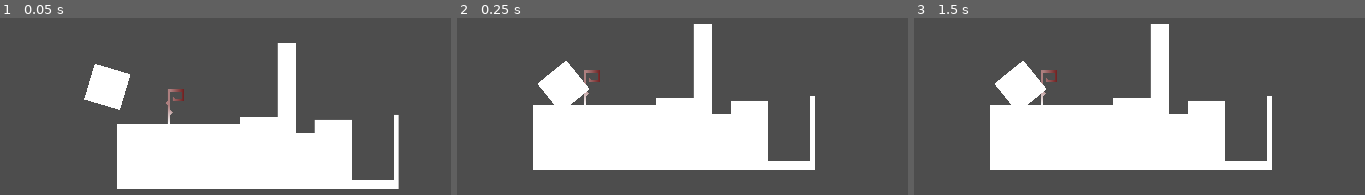
Above: before the commit, frames 1-3 (left to right).
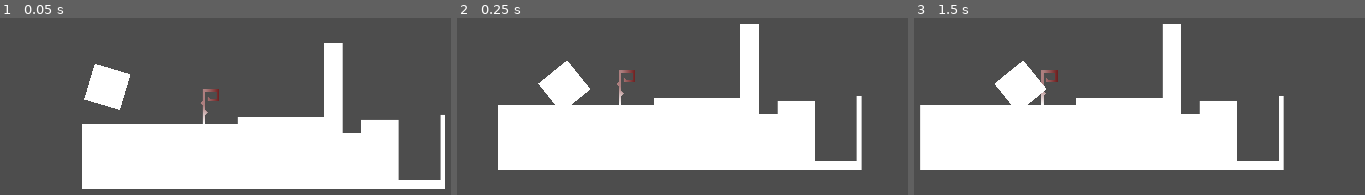
Above: after the commit, the same moments.

Repository: mk56-spn/Xanadu
Game: Godot game, scene res://Stages/TestStage.tscn
The game is run twice, just before and just after one commit, with the same random seed, the same clock (stepped at 60 frames per second) and the same inputs. The project has no main scene, so this scene is started directly.
Inputs:
- Up to frame 1 (0.05 s): no input
- Up to frame 2 (0.25 s): no input
- Up to frame 3 (1.5 s): hold D (main) 0.53-1.28 s; tap Enter at 1.25 s; tap D (main) at 1.35 s

The runs differ from the first frame. In frame 1, 11% of the frame differs, in the area x 18-99%, y 14-97%; in frame 2, 12%, in the area x 9-90%, y 3-86%; in frame 3, 11%.

Commit message:
Alter the test stage floor polygon to make traversing it less awkward

Diff:
--- a/Stages/TestStage.tscn
+++ b/Stages/TestStage.tscn
@@ -15,7 +15,7 @@
 script = ExtResource("1_lvl61")
 
 [node name="Polygon2D2" type="Polygon2D" parent="."]
-position = Vector2(664, 552)
+position = Vector2(784, 552)
 offset = Vector2(-664, -552)
 texture = SubResource("GradientTexture2D_djbuy")
 polygon = PackedVector2Array(656, 616, 656, 552, 648, 544, 656, 536, 656, 496, 712, 496, 712, 536, 672, 536, 672, 520, 680, 528, 704, 528, 704, 504, 664, 504, 664, 568, 672, 576, 664, 584, 664, 616)
@@ -29,15 +29,15 @@
 polygon = PackedVector2Array(24, 16, 32, 24, 24, 32, 24, 64, 16, 64, 16, 0, 8, -8, 16, -16, 16, -56, 72, -56, 72, -16, 32, -16, 32, -32, 40, -24, 64, -24, 64, -48, 24, -48)
 
 [node name="Polygon2D" type="Polygon2D" parent="."]
-position = Vector2(968, 592)
-polygon = PackedVector2Array(64, 0, 64, -256, 128, -256, 128, 56, 192, 56, 192, 8, 256, 8, 320, 8, 320, 216, 464, 216, 464, -8, 480, -8, 480, 248, -488, 248, -488, 24, -64, 24, -64, 0)
+position = Vector2(1128, 592)
+polygon = PackedVector2Array(64, 0, 64, -256, 128, -256, 128, 56, 192, 56, 192, 8, 256, 8, 320, 8, 320, 216, 464, 216, 464, -8, 480, -8, 480, 248, -768, 248, -768, 24, -232, 24, -232, 0, -8, 0)
 
 [node name="StaticBody2D" type="StaticBody2D" parent="Polygon2D"]
 collision_layer = 4
 collision_mask = 0
 
 [node name="CollisionPolygon2D" type="CollisionPolygon2D" parent="Polygon2D/StaticBody2D"]
-polygon = PackedVector2Array(-488, 24, -488, 248, 480, 248, 480, -8, 464, -8, 464, 216, 320, 216, 320, 8, 192, 8, 192, 56, 128, 56, 128, -256, 64, -256, 64, 0, -8, 0, -64, 0, -64, 24)
+polygon = PackedVector2Array(-768, 24, -768, 248, 480, 248, 480, -8, 464, -8, 464, 216, 320, 216, 320, 8, 192, 8, 192, 56, 128, 56, 128, -256, 64, -256, 64, 0, -232, 0, -232, 24)
 one_way_collision = true
 
 [node name="Core" parent="." instance=ExtResource("1_mui20")]
